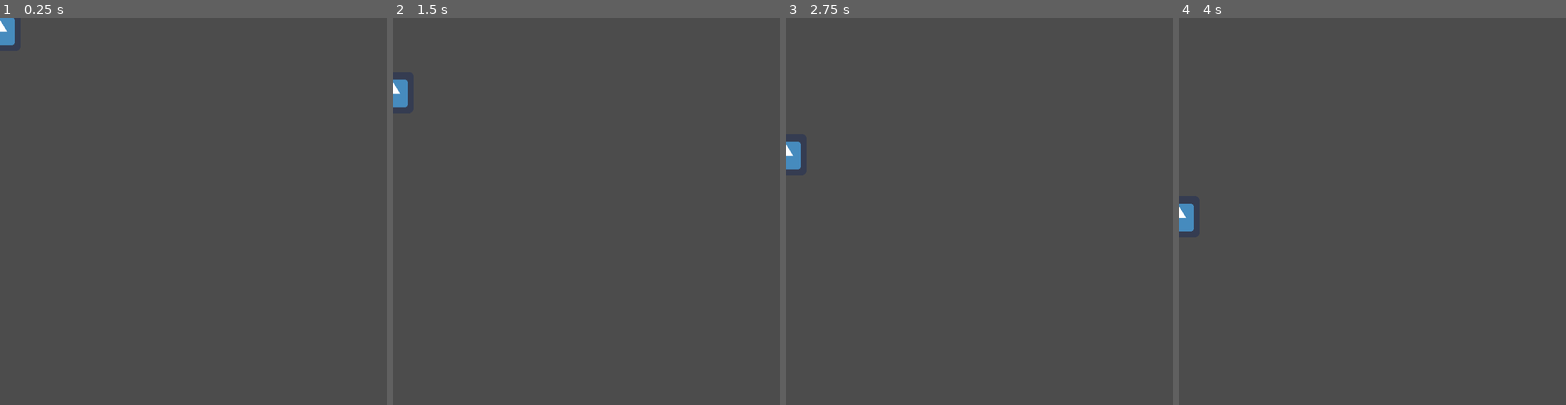
Above: before the commit, frames 1-4 (left to right).
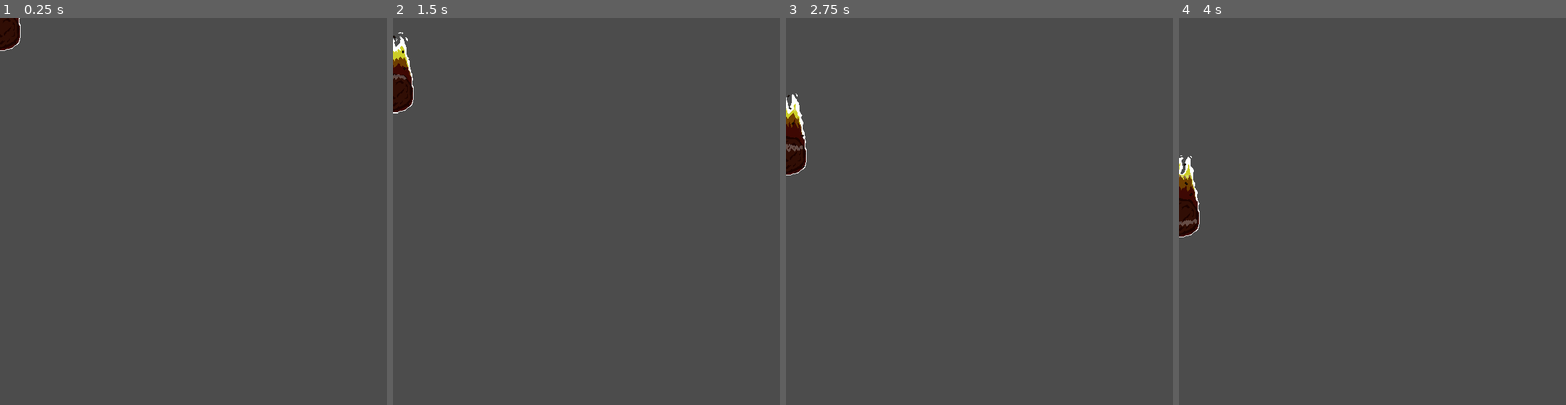
Above: after the commit, the same moments.

Repository: zayeemvt/Astro-Defenders-GD
Game: Godot game, scene res://Game/Enemy/Meteor/Meteor.tscn
Two runs of this game, one before a commit and one after it. Both use one fixed random seed, a clock stepped at 60 frames per second and the inputs below. This scene is started directly instead of the project's main scene. The engine's default icon, where the game draws it, is replaced by a stand-in: a white triangle on a blue panel in a dark square. Sound files missing from this copy of the repository are replaced by a short silence.
Inputs:
- Up to frame 1 (0.25 s): no input
- Up to frame 2 (1.5 s): hold D (player_right) 0.53-1.28 s; hold Space (player_shoot) 0.53-1.28 s; hold S (player_down) from 1.28 s (still down); tap Space (player_shoot) at 1.35 s
- Up to frame 3 (2.75 s): release S (player_down) at 2.03 s; hold D (player_right) from 2.03 s (still down); hold Space (player_shoot) from 2.03 s (still down)
- Up to frame 4 (4 s): release D (player_right) at 2.78 s; release Space (player_shoot) at 2.78 s; hold W (player_up) 2.78-3.53 s; tap Space (player_shoot) at 2.85 s; hold A (player_left) from 3.53 s (still down); hold Space (player_shoot) from 3.53 s (still down)

The runs differ from the first frame. In frame 1, 0.4% of the frame differs, in the area x 0-6%, y 0-9%; in frame 2, 0.8%; in frame 3, 0.9%, in the area x 0-6%, y 19-41%; in frame 4, 0.9%.

Commit message:
Added meteor animated sprite

Diff:
--- a/Astro Defenders/Game/Enemy/Enemy.gd
+++ b/Astro Defenders/Game/Enemy/Enemy.gd
@@ -25,8 +25,14 @@
 
 		global_position += velocity
 
-		# Junk is off-screen
-		if global_position.y > 600 + $Hitbox.shape.extents.y:
+		# Check if enemy is off-screen
+		var edge
+		if $Hitbox.shape is CircleShape2D:
+			edge = $Hitbox.shape.radius
+		else:
+			edge = $Hitbox.shape.extents.y
+
+		if global_position.y > 600 + edge:
 			emit_signal("enemy_despawn", 0)
 			emit_signal("enemy_off_screen")
 			queue_free()
--- a/Astro Defenders/Game/Enemy/Enemy.tscn
+++ b/Astro Defenders/Game/Enemy/Enemy.tscn
@@ -10,7 +10,7 @@
 
 [node name="Hitbox" type="CollisionShape2D" parent="."]
 
-[node name="Sprite" type="Sprite" parent="."]
+[node name="Sprite" type="AnimatedSprite" parent="."]
 
 [node name="EnemyDefeated" type="AudioStreamPlayer" parent="."]
 stream = ExtResource( 2 )
--- a/Astro Defenders/Game/Enemy/Junk/Junk.tscn
+++ b/Astro Defenders/Game/Enemy/Junk/Junk.tscn
@@ -1,10 +1,22 @@
-[gd_scene load_steps=4 format=2]
+[gd_scene load_steps=6 format=2]
 
 [ext_resource path="res://Game/Enemy/Junk/Junk.png" type="Texture" id=2]
 [ext_resource path="res://Game/Enemy/Enemy.tscn" type="PackedScene" id=3]
 
 [sub_resource type="RectangleShape2D" id=1]
 extents = Vector2( 45, 21 )
+
+[sub_resource type="AtlasTexture" id=2]
+atlas = ExtResource( 2 )
+region = Rect2( 0, 0, 89, 42 )
+
+[sub_resource type="SpriteFrames" id=3]
+animations = [ {
+"frames": [ SubResource( 2 ) ],
+"loop": true,
+"name": "default",
+"speed": 0.0
+} ]
 
 [node name="Junk" instance=ExtResource( 3 )]
 scale = Vector2( 0.8, 0.8 )
@@ -16,4 +28,4 @@
 shape = SubResource( 1 )
 
 [node name="Sprite" parent="." index="1"]
-texture = ExtResource( 2 )
+frames = SubResource( 3 )
--- a/Astro Defenders/Game/Enemy/Meteor/Meteor.tscn
+++ b/Astro Defenders/Game/Enemy/Meteor/Meteor.tscn
@@ -1,18 +1,49 @@
-[gd_scene load_steps=4 format=2]
+[gd_scene load_steps=10 format=2]
 
-[ext_resource path="res://icon.png" type="Texture" id=1]
+[ext_resource path="res://Game/Enemy/Meteor/Meteor.png" type="Texture" id=1]
 [ext_resource path="res://Game/Enemy/Enemy.tscn" type="PackedScene" id=2]
 
-[sub_resource type="RectangleShape2D" id=1]
-extents = Vector2( 32, 32 )
+[sub_resource type="AtlasTexture" id=2]
+atlas = ExtResource( 1 )
+region = Rect2( 0, 0, 64, 128 )
+
+[sub_resource type="AtlasTexture" id=3]
+atlas = ExtResource( 1 )
+region = Rect2( 64, 0, 64, 128 )
+
+[sub_resource type="AtlasTexture" id=4]
+atlas = ExtResource( 1 )
+region = Rect2( 128, 0, 64, 128 )
+
+[sub_resource type="AtlasTexture" id=5]
+atlas = ExtResource( 1 )
+region = Rect2( 192, 0, 64, 128 )
+
+[sub_resource type="AtlasTexture" id=6]
+atlas = ExtResource( 1 )
+region = Rect2( 256, 0, 64, 128 )
+
+[sub_resource type="SpriteFrames" id=7]
+animations = [ {
+"frames": [ SubResource( 2 ), SubResource( 3 ), SubResource( 4 ), SubResource( 5 ), SubResource( 6 ) ],
+"loop": true,
+"name": "default",
+"speed": 7.5
+} ]
+
+[sub_resource type="CircleShape2D" id=8]
+radius = 32.0
 
 [node name="Meteor" instance=ExtResource( 2 )]
 base_speed = 25
 max_speed = 80
 health = 10
 
-[node name="Hitbox" parent="." index="0"]
-shape = SubResource( 1 )
+[node name="Sprite" parent="." index="0"]
+position = Vector2( 0, -32 )
+frames = SubResource( 7 )
+frame = 2
+playing = true
 
-[node name="Sprite" parent="." index="1"]
-texture = ExtResource( 1 )
+[node name="Hitbox" parent="." index="1"]
+shape = SubResource( 8 )
Binary file added: Astro Defenders/Game/Enemy/Meteor/Meteor.png
Not shown, added: Astro Defenders/Game/Enemy/Meteor/Meteor.png.import
